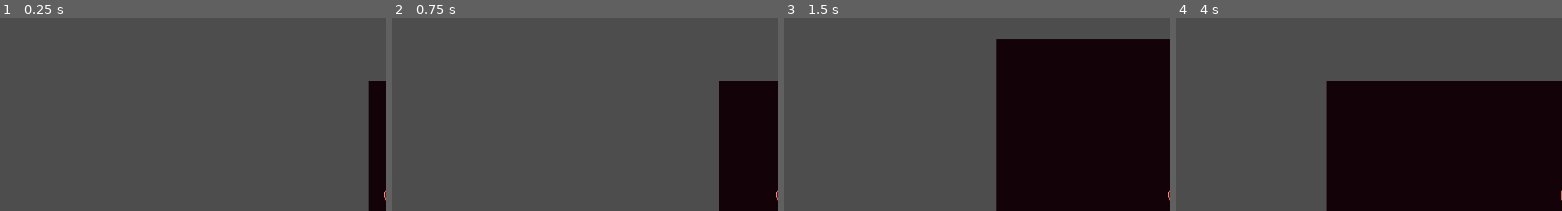
Above: before the commit, frames 1-4 (left to right).
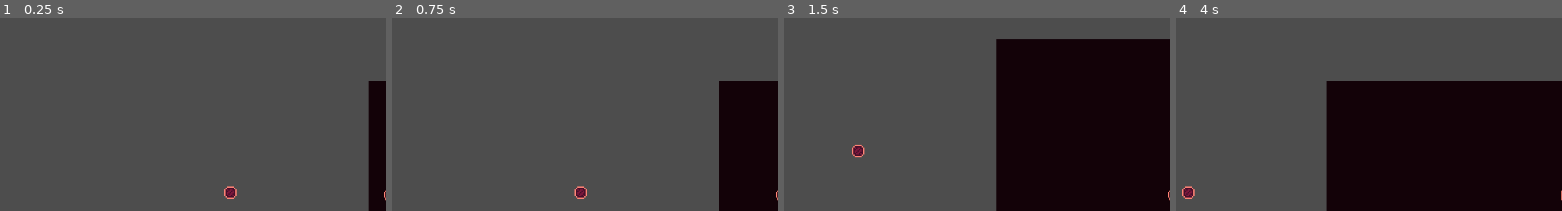
Above: after the commit, the same moments.

Repository: aezalius/ludumdare-53
Game: Godot game, scene res://Main.tscn
The game is run twice, just before and just after one commit, with the same random seed, the same clock (stepped at 60 frames per second) and the same inputs.
Inputs:
- Up to frame 1 (0.25 s): no input
- Up to frame 2 (0.75 s): tap Enter at 0.5 s; hold D (right) from 0.53 s (still down); tap Space (roll) at 0.6 s
- Up to frame 3 (1.5 s): release D (right) at 1.28 s; hold S (down) from 1.28 s (still down); tap Space (roll) at 1.35 s
- Up to frame 4 (4 s): release S (down) at 2.03 s; hold D (right) 2.03-2.78 s; tap Space (roll) at 2.1, 2.85, 3.6 s; hold W (up) 2.78-3.53 s; hold A (left) from 3.53 s (still down)
The pictures show only the part of the screen within x 0-50%, y 13-63%; the shares and areas given below are measured in that part.

The runs differ from the first frame. In frame 1, 0.2% of the frame differs, in the area x 58-62%, y 87-94%; in frame 2, 0.2%; in frame 3, 0.2%, in the area x 17-21%, y 65-73%; in frame 4, 0.2%.

Commit message:
added package, pickup and dropping

Diff:
--- a/Godot/Main.tscn
+++ b/Godot/Main.tscn
@@ -1,8 +1,9 @@
-[gd_scene load_steps=4 format=3 uid="uid://bfqg4ungoocs4"]
+[gd_scene load_steps=5 format=3 uid="uid://bfqg4ungoocs4"]
 
 [ext_resource type="TileSet" uid="uid://cjrfxesgyekht" path="res://TileSet.tres" id="1_q0i1q"]
 [ext_resource type="PackedScene" uid="uid://dq0ubxcl7a4v0" path="res://Player.tscn" id="1_x4na2"]
 [ext_resource type="PackedScene" uid="uid://dopxc8cwisjm6" path="res://BaseEnemy.tscn" id="2_ukdlm"]
+[ext_resource type="PackedScene" uid="uid://dr44jnr70irp8" path="res://droppedpackage.tscn" id="4_e6jnr"]
 
 [node name="Node2D" type="Node2D"]
 
@@ -21,3 +22,6 @@
 
 [node name="BaseEnemy1" parent="." instance=ExtResource("2_ukdlm")]
 position = Vector2(103, 0)
+
+[node name="DroppedPackage" parent="." instance=ExtResource("4_e6jnr")]
+position = Vector2(-275, 0)
--- a/Godot/Player.gd
+++ b/Godot/Player.gd
@@ -2,6 +2,11 @@
 
 @onready var sprite = $Sprite2D
 @onready var anim_player = $AnimationPlayer
+
+@onready var interact_area = $InteractArea
+
+@onready var package_sprite = $PackageSprite
+@onready var package_scene = preload("res://droppedpackage.tscn")
 
 const SPEED = 150.0
 var movement_enabled = true
@@ -11,6 +16,18 @@
 func _physics_process(_delta):
 	if Input.is_action_just_pressed("menu"):
 		get_tree().quit()
+	if Input.is_action_just_pressed("roll"):
+		if not package_sprite.visible:
+			for body in interact_area.get_overlapping_bodies():
+				if body.is_in_group("package"):
+					package_sprite.show()
+					body.queue_free()
+		else:
+			package_sprite.hide()
+			var package_instance: RigidBody2D = package_scene.instantiate()
+			package_instance.global_position = package_sprite.global_position
+			get_tree().root.add_child(package_instance)
+
 
 	# Get the input direction and handle the movement/deceleration.
 	# As good practice, you should replace UI actions with custom gameplay actions.
--- a/Godot/Player.tscn
+++ b/Godot/Player.tscn
@@ -1,7 +1,8 @@
-[gd_scene load_steps=10 format=3 uid="uid://dq0ubxcl7a4v0"]
+[gd_scene load_steps=11 format=3 uid="uid://dq0ubxcl7a4v0"]
 
 [ext_resource type="Script" path="res://Player.gd" id="1_fplil"]
 [ext_resource type="Texture2D" uid="uid://cgowdoosmnak1" path="res://Dave.png" id="2_e8ntn"]
+[ext_resource type="Texture2D" uid="uid://bdhstl0tusmvo" path="res://package.png" id="2_m2id7"]
 
 [sub_resource type="GDScript" id="GDScript_16fat"]
 script/source = "extends Sprite2D
@@ -88,6 +89,11 @@
 frame = 1
 script = SubResource("GDScript_16fat")
 
+[node name="PackageSprite" type="Sprite2D" parent="."]
+visible = false
+position = Vector2(1, 3)
+texture = ExtResource("2_m2id7")
+
 [node name="Collider" type="CollisionShape2D" parent="."]
 shape = SubResource("RectangleShape2D_8q262")
 
--- /dev/null
+++ b/Godot/droppedpackage.tscn
@@ -0,0 +1,18 @@
+[gd_scene load_steps=3 format=3 uid="uid://dr44jnr70irp8"]
+
+[ext_resource type="Texture2D" uid="uid://bdhstl0tusmvo" path="res://package.png" id="1_eadtu"]
+
+[sub_resource type="RectangleShape2D" id="RectangleShape2D_k1w7q"]
+size = Vector2(9, 9)
+
+[node name="DroppedPackage" type="RigidBody2D" groups=["package"]]
+collision_layer = 512
+collision_mask = 512
+gravity_scale = 0.0
+
+[node name="RigidBody2D" type="Sprite2D" parent="."]
+texture = ExtResource("1_eadtu")
+
+[node name="CollisionShape2D" type="CollisionShape2D" parent="."]
+position = Vector2(-0.5, 0.5)
+shape = SubResource("RectangleShape2D_k1w7q")
Binary file added: Godot/package.png
Not shown, added: Godot/package.png.import
Not shown, added: sprites/package.aseprite
Not shown, added: sprites/package.png
